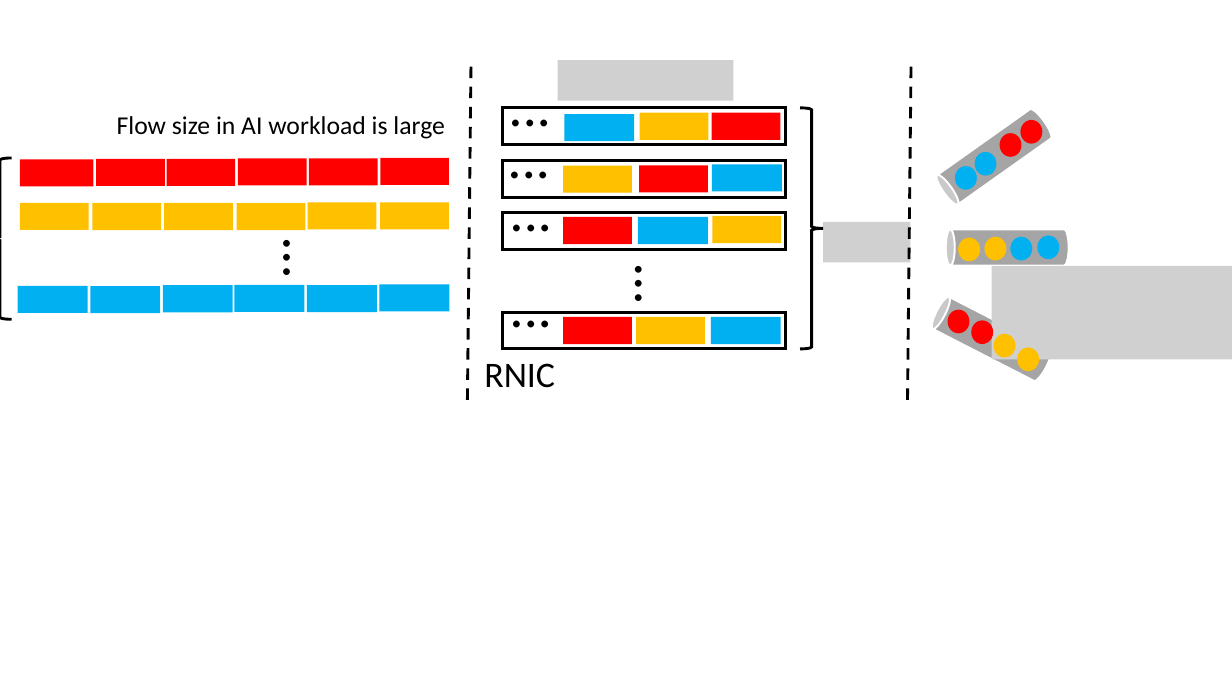
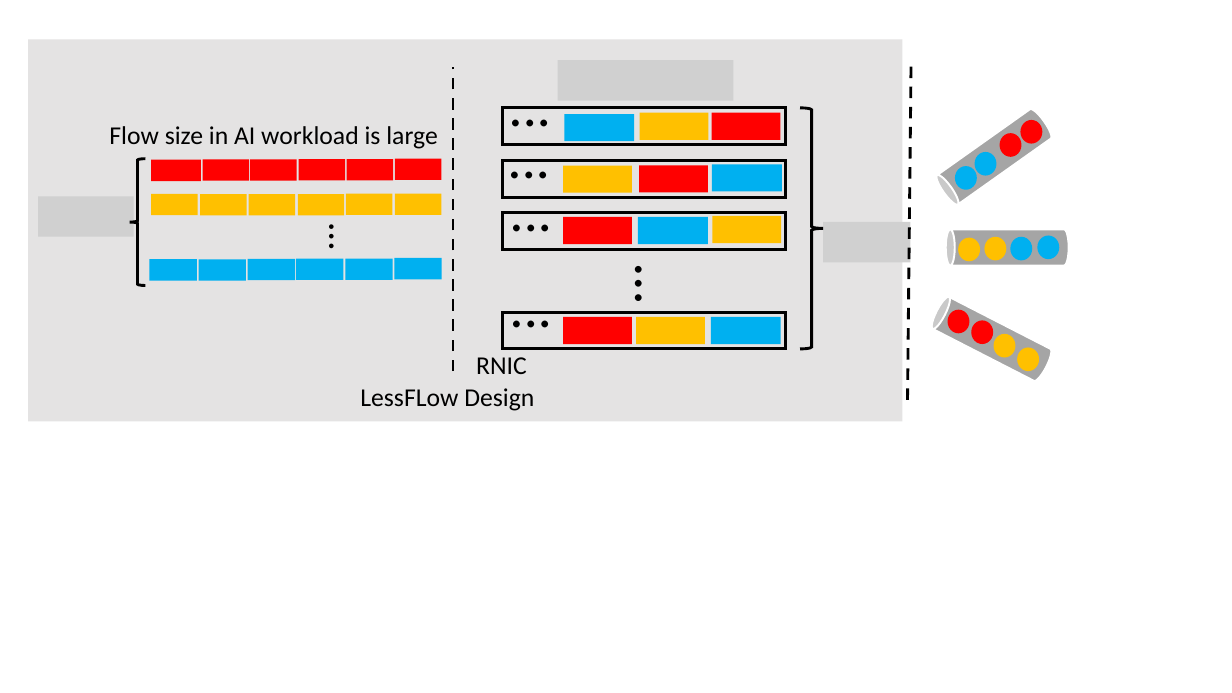
Before and after one commit to caopeirui/app.diagrams.net, a slide deck: slide 1 of lessflow/LessFlow_details.pptx. Drawn at 1232x693 pixels with LibreOffice and Linux fonts; fonts in the diff are those of the drawing; grey boxes stand for pictures; background and template pictures are left out. Boxes give left, top, right and bottom in pixels: in the first picture for what was removed or moved away, otherwise in the second. Text is boxed around its words. In the diff, an @@ line names an element or a change of style, - is before the commit and + after.

```diff
--- a/lessflow/LessFlow_details.pptx
+++ b/lessflow/LessFlow_details.pptx
@@ rectangle added at box(28, 40, 902, 421), fill #D0CECE at 57% opacity @@
@@ line moved from (468, 400) - (471, 66) to (453, 372) - (453, 67) @@
@@ text "Flow size in AI workload ...": place and size @@
-text "Flow size in AI workload ..." at box(117, 116, 444, 139)
+text "Flow size in AI workload ..." at box(109, 126, 437, 149)
@@ right brace: place and size @@
-right brace at box(0, 158, 12, 320)
+right brace at box(129, 159, 145, 286)
@@ rectangle: place and size @@
-rectangle at box(20, 159, 94, 186)
+rectangle at box(151, 159, 201, 181)
@@ rectangle: place and size @@
-rectangle at box(97, 159, 165, 185)
+rectangle at box(203, 159, 249, 181)
@@ rectangle: place and size @@
-rectangle at box(167, 159, 235, 185)
+rectangle at box(250, 159, 296, 181)
@@ rectangle: place and size @@
-rectangle at box(238, 159, 306, 185)
+rectangle at box(299, 159, 345, 180)
@@ rectangle: place and size @@
-rectangle at box(309, 159, 378, 185)
+rectangle at box(347, 159, 393, 180)
@@ rectangle: place and size @@
-rectangle at box(380, 158, 449, 184)
+rectangle at box(395, 159, 441, 180)
@@ picture added at box(38, 196, 133, 237) @@
@@ rectangle: place and size @@
-rectangle at box(20, 203, 88, 230)
+rectangle at box(151, 194, 197, 215)
@@ rectangle: place and size @@
-rectangle at box(93, 203, 161, 230)
+rectangle at box(200, 194, 246, 215)
@@ rectangle: place and size @@
-rectangle at box(164, 203, 232, 230)
+rectangle at box(249, 194, 295, 215)
@@ rectangle: place and size @@
-rectangle at box(237, 203, 305, 230)
+rectangle at box(298, 194, 344, 215)
@@ rectangle: place and size @@
-rectangle at box(307, 202, 376, 229)
+rectangle at box(346, 194, 392, 215)
@@ rectangle: place and size @@
-rectangle at box(380, 202, 449, 229)
+rectangle at box(395, 194, 441, 215)
@@ text "…": place and size @@
-text "…" at box(267, 229, 344, 287)
+text "…" at box(316, 215, 372, 261)
@@ text "…" at box(316, 215, 372, 261): size 44 to 30 pt @@
@@ rectangle: place and size @@
-rectangle at box(17, 286, 87, 313)
+rectangle at box(150, 259, 197, 280)
@@ rectangle: place and size @@
-rectangle at box(90, 286, 160, 313)
+rectangle at box(199, 260, 246, 281)
@@ rectangle: place and size @@
-rectangle at box(162, 285, 232, 312)
+rectangle at box(248, 259, 295, 280)
@@ rectangle: place and size @@
-rectangle at box(234, 285, 305, 312)
+rectangle at box(297, 259, 344, 280)
@@ rectangle: place and size @@
-rectangle at box(306, 285, 377, 312)
+rectangle at box(346, 259, 393, 280)
@@ rectangle: place and size @@
-rectangle at box(379, 284, 450, 311)
+rectangle at box(395, 258, 442, 279)
@@ picture removed at box(992, 266, 1232, 360) @@
@@ text "RNIC": place and size @@
-text "RNIC" at box(484, 363, 555, 388)
+text "RNIC" at box(476, 357, 527, 374)
@@ text "RNIC" at box(476, 357, 527, 374): size 28 to 20 pt @@
@@ text added at box(360, 388, 534, 411), 20 pt, text #000000 @@
+LessFLow Design
```
Also in this commit, not shown: 1 other file.
